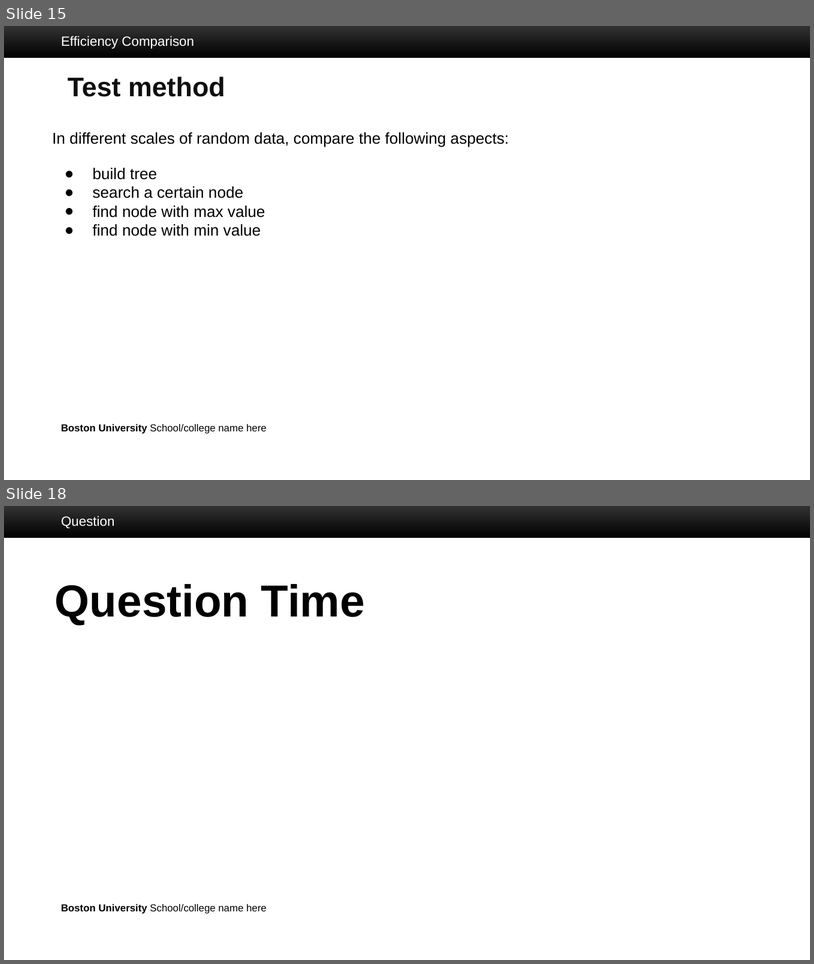
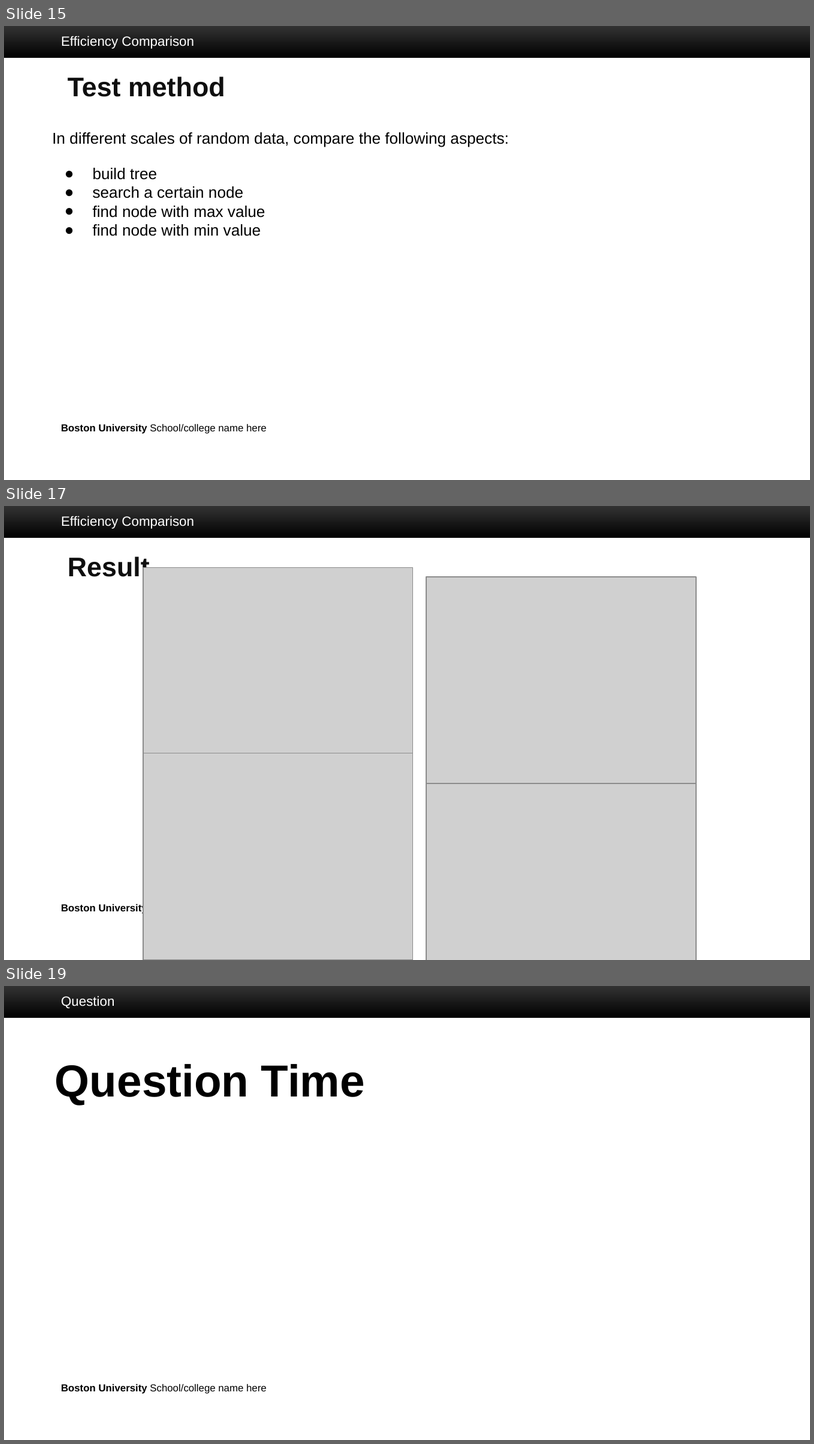
Before and after one commit to CMander02/TreeAlgorithms, a slide deck: Final Presentation/Final_EC504_presentation_v3.pptx. Shown one above the other, each under a label of ours: slides 15 and 18 before the commit, slides 15, 17 and 19 after it; the slides between them are not shown. The pictures are 814x964 and 814x1444 pixels, drawn with LibreOffice and Linux fonts; fonts in the diff are those of the drawing; grey boxes stand for pictures; background and template pictures are left out. Boxes give left, top, right and bottom in pixels: in the first picture for what was removed or moved away, otherwise in the second. Text is boxed around its words. In the diff, an @@ line names an element or a change of style, - is before the commit and + after.

```diff
--- a/Final Presentation/Final_EC504_presentation_v3.pptx
+++ b/Final Presentation/Final_EC504_presentation_v3.pptx
@@ slide 17 added at [4,506,810,960], background #FFFFFF; not listed: 2 template elements that a slide beside it also shows @@
@@ text added at [61,516,194,529], 12 pt, text #FFFFFF @@
+Efficiency Comparison
@@ title added at [68,556,150,582], 24 pt, text #0F0F0F, bold @@
+Result
@@ picture added at [144,567,414,774] @@
@@ picture added at [426,577,696,783] @@
@@ picture added at [144,753,414,959] @@
@@ picture added at [426,759,696,960] @@
@@ what was slide 18 is now slide 19 @@
```
Also in this commit, not shown: 3 slides changed, 1 other slide added, 1 slide removed, 1 other file.
